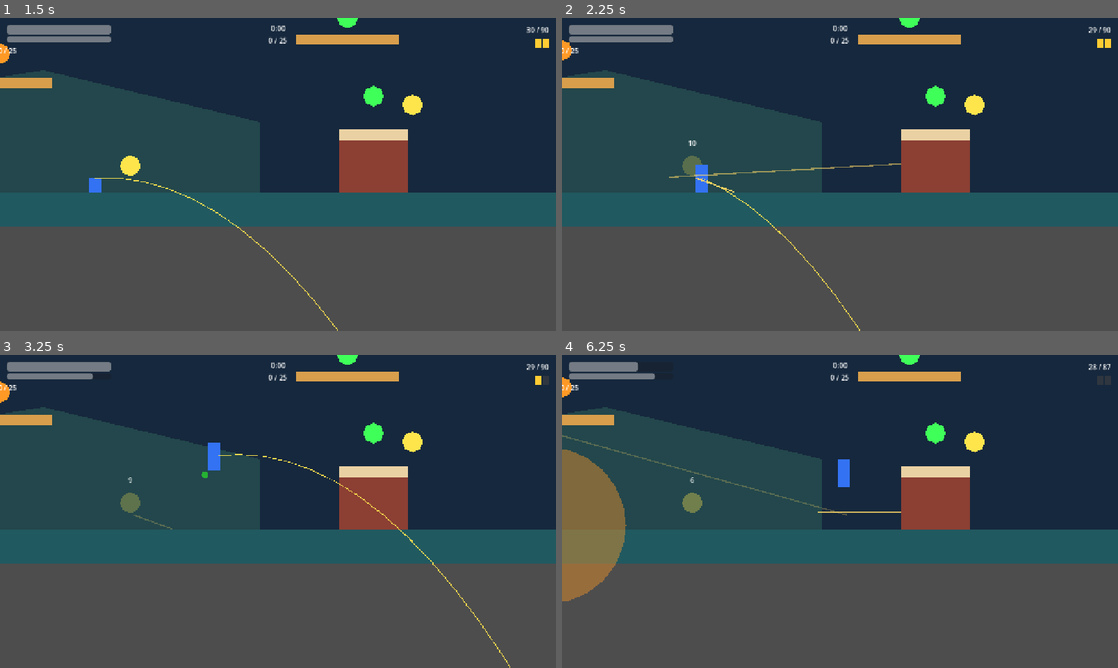
Above: before the commit, frames 1-4 (two rows, left to right).
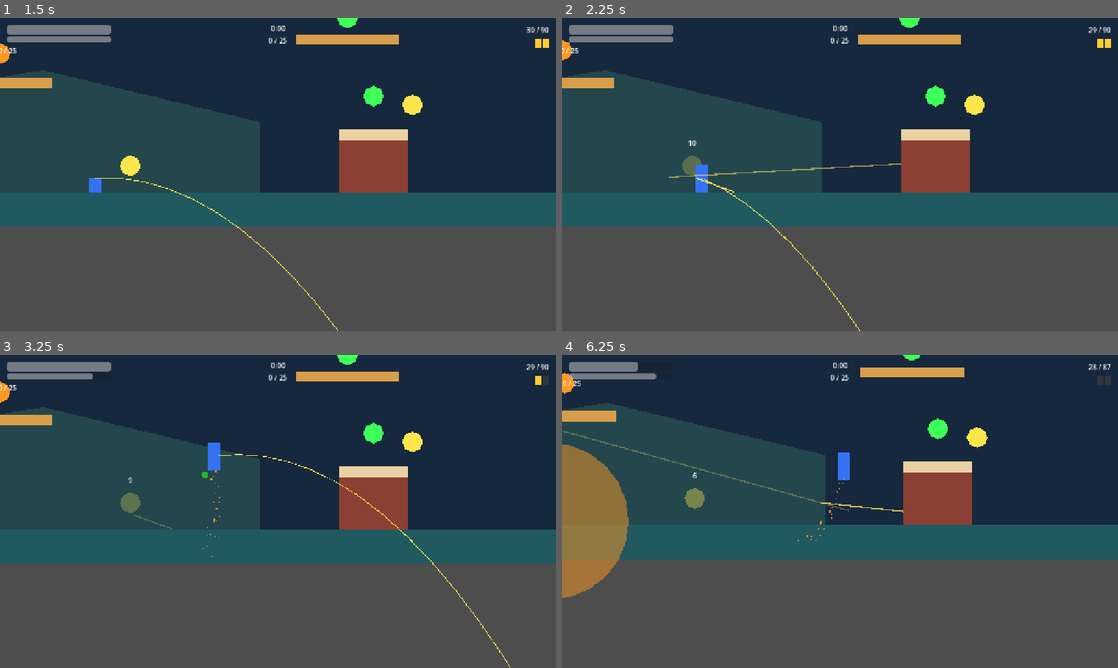
Above: after the commit, the same moments.

Repository: techafreshh/jetpack
Game: Godot game, scene res://scenes/boot.tscn
The game is run twice, just before and just after one commit, with the same random seed, the same clock (stepped at 60 frames per second) and the same inputs.
Inputs (mouse positions are in pixels of both pictures, inside the frame that each line leads up to):
- Up to frame 1 (1.5 s): click "Play" at 0.5 s; tap Enter at 1.25 s; move the mouse to (400, 158) at 1.27 s; hold D (move_right) from 1.28 s (still down); hold S (crouch) from 1.28 s (still down)
- Up to frame 2 (2.25 s): keep holding D (move_right); tap W at 1.52 s; click (962, 158) at 1.55 s; move the mouse to (728, 190) at 2.02 s; release S (crouch) at 2.03 s; click (728, 190) at 2.1 s
- Up to frame 3 (3.25 s): tap W at 2.27 s; tap Space (fly) at 2.3 s; move the mouse to (333, 442) at 2.77 s; release D (move_right) at 2.78 s; hold A (move_left) from 2.78 s (still down); hold Space (fly) from 2.78 s (still down); tap G (throw_grenade) at 3.05 s
- Up to frame 4 (6.25 s): move the mouse to (812, 574) at 3.52 s; release A (move_left) at 3.53 s; release Space (fly) at 3.53 s; hold D (move_right) 3.53-5.03 s; tap G (throw_grenade) at 3.6, 6.05 s; click (812, 574) at 3.67 s; tap W at 3.77, 4.52, 5.27 s; tap S (crouch) at 3.8 s; move the mouse to (1006, 558) at 4.27 s; hold S (crouch) 4.28-5.03 s; click (1006, 558) at 4.55 s; tap R (reload) at 4.9 s; move the mouse to (673, 464) at 5.02 s; hold A (move_left) 5.03-5.78 s; click (673, 464) at 5.1 s; tap Space (fly) at 5.3 s; move the mouse to (867, 511) at 5.77 s; hold D (move_right) from 5.78 s (still down); hold Space (fly) from 5.78 s (still down); click (867, 511) at 5.92 s

Frame 1 is identical in both runs. In frame 2, less than 0.1% of the frame differs, in the area x 20-56%, y 31-100%; in frame 3, less than 0.1%; in frame 4, 5.9%, in the area x 0-100%, y 0-79%.

Commit message:
Wire juice notifications: flash, trail, shake, hit-stop, sfx
Weapon builds a tick-counted MuzzleFlash and notifies sfx/shake on
fire; guns gain data-driven sfx_name. Soldier grows a jetpack trail
and hit flash; dummy/explosion hits trigger HitStop plus hit sounds;
explosion adds a burst and a big shake. Grenade beep, pickup, and
match-manager UI clicks route through the sfx group. match.tscn
hosts the CameraShake camera and Sfx pool.

Diff:
--- a/jetpack/resources/weapons/longbow.tres
+++ b/jetpack/resources/weapons/longbow.tres
@@ -14,3 +14,4 @@
 pellet_count=1
 zoom=2.5
 range=2000.0
+sfx_name="longbow_shot"
--- a/jetpack/resources/weapons/ranger_ar.tres
+++ b/jetpack/resources/weapons/ranger_ar.tres
@@ -14,3 +14,4 @@
 pellet_count=1
 zoom=1.0
 range=1200.0
+sfx_name="ar_shot"
--- a/jetpack/resources/weapons/scatter.tres
+++ b/jetpack/resources/weapons/scatter.tres
@@ -14,3 +14,4 @@
 pellet_count=8
 zoom=1.0
 range=500.0
+sfx_name="scatter_shot"
--- a/jetpack/scenes/match.tscn
+++ b/jetpack/scenes/match.tscn
@@ -9,6 +9,8 @@
 [ext_resource type="PackedScene" path="res://scenes/ui/standings.tscn" id="7"]
 [ext_resource type="PackedScene" path="res://scenes/ui/pause.tscn" id="8"]
 [ext_resource type="Script" path="res://scripts/ui/tips.gd" id="9"]
+[ext_resource type="Script" path="res://scripts/fx/camera_shake.gd" id="10"]
+[ext_resource type="Script" path="res://scripts/fx/sfx.gd" id="11"]
 
 [node name="Match" type="Node2D"]
 script = ExtResource("1")
@@ -49,3 +51,11 @@
 
 [node name="Tips" type="CanvasLayer" parent="."]
 script = ExtResource("9")
+
+[node name="CameraShake" type="Camera2D" parent="."]
+position = Vector2(640, 360)
+enabled = true
+script = ExtResource("10")
+
+[node name="Sfx" type="Node" parent="."]
+script = ExtResource("11")
--- a/jetpack/scripts/dummy.gd
+++ b/jetpack/scripts/dummy.gd
@@ -47,6 +47,10 @@
 		return
 	hp = maxf(0.0, hp - amount)
 	health_changed.emit(hp, max_hp)
+	if is_inside_tree():
+		Sfx.ensure_buses()
+		get_tree().call_group("sfx", "play_sfx", "hit")
+		HitStop.trigger(get_tree())
 	var visual := _visual if _visual != null else get_node_or_null("Visual") as Polygon2D
 	if visual != null:
 		visual.color = Color.WHITE
--- a/jetpack/scripts/fx/explosion.gd
+++ b/jetpack/scripts/fx/explosion.gd
@@ -33,6 +33,13 @@
 	if _detonated:
 		return
 	_detonated = true
+	if is_inside_tree():
+		Sfx.ensure_buses()
+		get_tree().call_group("sfx", "play_sfx", "explosion")
+		get_tree().call_group("camera_shake", "add_shake", 1.0)
+	var fx_tree := get_tree()
+	if fx_tree != null:
+		HitStop.trigger(fx_tree)
 	var center := global_position
 	for node in get_tree().get_nodes_in_group("damageable"):
 		# Normally-killed dummies/soldiers already left damageable, so this
@@ -65,6 +72,7 @@
 
 
 func _build_visual() -> void:
+	_build_burst()
 	if _visual != null:
 		return
 	var ring := Polygon2D.new()
@@ -77,3 +85,26 @@
 	ring.polygon = pts
 	add_child(ring)
 	_visual = ring
+
+
+func _build_burst() -> void:
+	if has_node("Burst"):
+		return
+	var burst := CPUParticles2D.new()
+	burst.name = "Burst"
+	burst.amount = 32
+	burst.lifetime = 0.5
+	burst.one_shot = true
+	burst.explosiveness = 0.9
+	burst.emission_shape = CPUParticles2D.EMISSION_SHAPE_SPHERE
+	burst.emission_sphere_radius = 8.0
+	burst.direction = Vector2(0, -1)
+	burst.spread = 180.0
+	burst.initial_velocity_min = 200.0
+	burst.initial_velocity_max = 500.0
+	burst.gravity = Vector2(0, 400)
+	burst.scale_amount_min = 2.0
+	burst.scale_amount_max = 5.0
+	burst.color = Color(1.0, 0.7, 0.2, 1.0)
+	add_child(burst)
+	burst.emitting = true
--- a/jetpack/scripts/match.gd
+++ b/jetpack/scripts/match.gd
@@ -22,6 +22,7 @@
 
 @onready var _soldier: CharacterBody2D = $Soldier
 @onready var _spawn0: Marker2D = $Greybox/Spawn0
+@onready var camera_shake: Camera2D = get_node_or_null("CameraShake") as Camera2D
 
 
 func _ready() -> void:
--- a/jetpack/scripts/match/match_manager.gd
+++ b/jetpack/scripts/match/match_manager.gd
@@ -167,6 +167,8 @@
 	match_state = STATE_COUNTDOWN
 	_reposition_bots()
 	state_changed.emit(match_state)
+	if is_inside_tree():
+		get_tree().call_group("sfx", "play_sfx", "ui_click")
 	print("MATCH REMATCH")
 
 
@@ -208,6 +210,8 @@
 		return
 	match_state = STATE_LIVE
 	state_changed.emit(match_state)
+	if is_inside_tree():
+		get_tree().call_group("sfx", "play_sfx", "ui_click")
 	print("MATCH LIVE")
 
 
@@ -236,6 +240,8 @@
 	match_state = STATE_RESULTS
 	state_changed.emit(match_state)
 	match_ended.emit(winner_id)
+	if is_inside_tree():
+		get_tree().call_group("sfx", "play_sfx", "ui_click")
 	print("MATCH ENDED winner=%s" % winner_id)
 	_push_run_state()
 
--- a/jetpack/scripts/pickup.gd
+++ b/jetpack/scripts/pickup.gd
@@ -96,6 +96,9 @@
 				print("PICKUP weapon granted %s" % wid)
 			else:
 				return false
+	if is_inside_tree():
+		Sfx.ensure_buses()
+		get_tree().call_group("sfx", "play_sfx", "pickup")
 	_disable()
 	return true
 
--- a/jetpack/scripts/soldier.gd
+++ b/jetpack/scripts/soldier.gd
@@ -4,6 +4,7 @@
 ## control. Fixed 60 Hz physics; tunables load from movement.cfg over exports.
 ## Falling below KILL_Y (arena safety net under the wall bottoms) kills via _die().
 
+const FX_CONFIG_PATH := "res://resources/config/fx.cfg"
 const CONFIG_PATH := "res://resources/config/movement.cfg"
 const GRENADE_CONFIG_PATH := "res://resources/config/grenade.cfg"
 const SPAWN_CONFIG_PATH := "res://resources/config/spawns.cfg"
@@ -73,6 +74,8 @@
 var fuel: float = 100.0
 var crouched: bool = false
 var thrusting: bool = false
+var _trail: CPUParticles2D
+var _flash_ticks := 0
 # Script-level aim override for headless tests: the display server has no
 # cursor headlessly, so steer aim via this seam.
 var aim_override := Vector2.ZERO
@@ -106,6 +109,7 @@
 		if rect != null:
 			_stand_h = rect.size.y
 	fuel = fuel_max
+	_build_trail()
 	if pilot == null:
 		pilot = HumanPilot.new()
 		add_child(pilot)
@@ -120,7 +124,13 @@
 
 
 func _physics_process(delta: float) -> void:
-	if not is_alive:
+	if _flash_ticks > 0:
+		_flash_ticks -= 1
+		if _flash_ticks <= 0 and _visual != null:
+			_visual.modulate = Color.WHITE
+	if not is_alive:
+		if _trail != null:
+			_trail.emitting = false
 		respawn_ticks_left -= 1
 		if respawn_ticks_left <= 0:
 			respawn_ticks_left = 0
@@ -161,6 +171,8 @@
 				_set_crouched(false)
 
 	thrusting = cmd.fly and fuel > 0.0
+	if _trail != null:
+		_trail.emitting = thrusting and is_alive
 
 	var burn_rate := fuel_max / fuel_burn_s
 	if not was_floor:
@@ -212,8 +224,16 @@
 		_last_attacker = attacker
 	hp = Health.apply_damage(hp, amount)
 	health_changed.emit(hp, max_hp)
+	if is_inside_tree():
+		Sfx.ensure_buses()
+		get_tree().call_group("sfx", "play_sfx", "hit")
+		HitStop.trigger(get_tree())
 	if hp <= 0.0:
 		_die("damage")
+		return
+	_flash_ticks = 3
+	if _visual != null:
+		_visual.modulate = Color(3.0, 3.0, 3.0, 1.0)
 
 
 func apply_knockback(impulse: Vector2) -> void:
@@ -242,7 +262,40 @@
 	return float(respawn_ticks_left) / 60.0
 
 
+func _build_trail() -> void:
+	if _trail != null:
+		return
+	var amount := 24
+	var cfg := ConfigFile.new()
+	if cfg.load(FX_CONFIG_PATH) == OK:
+		var raw: Variant = cfg.get_value("trail", "amount", amount)
+		if raw is int:
+			amount = maxi(8, raw)
+		elif raw is float and is_finite(raw):
+			amount = maxi(8, int(raw))
+	var trail := CPUParticles2D.new()
+	trail.name = "JetpackTrail"
+	trail.amount = amount
+	trail.lifetime = 0.4
+	trail.emission_shape = CPUParticles2D.EMISSION_SHAPE_SPHERE
+	trail.emission_sphere_radius = 6.0
+	trail.position = Vector2(0, -8)
+	trail.direction = Vector2(0, 1)
+	trail.spread = 25.0
+	trail.initial_velocity_min = 120.0
+	trail.initial_velocity_max = 220.0
+	trail.gravity = Vector2.ZERO
+	trail.scale_amount_min = 2.0
+	trail.scale_amount_max = 4.0
+	trail.color = Color(1.0, 0.6, 0.15, 0.8)
+	trail.emitting = false
+	add_child(trail)
+	_trail = trail
+
+
 func _die(cause: String = "damage") -> void:
+	if _trail != null:
+		_trail.emitting = false
 	is_alive = false
 	respawn_ticks_left = _respawn_delay_ticks()
 	velocity = Vector2.ZERO
--- a/jetpack/scripts/weapons/grenade.gd
+++ b/jetpack/scripts/weapons/grenade.gd
@@ -25,6 +25,8 @@
 
 func _ready() -> void:
 	_load_config()
+	if _beep != null and _beep.stream == null:
+		_beep.stream = preload("res://assets/audio/grenade_beep.wav")
 	var default_grav: float = ProjectSettings.get_setting("physics/2d/default_gravity", 980.0)
 	if default_grav > 0.0:
 		gravity_scale = flight_gravity / default_grav
--- a/jetpack/scripts/weapons/weapon.gd
+++ b/jetpack/scripts/weapons/weapon.gd
@@ -4,9 +4,14 @@
 ## pellet_count, ammo from mag_size/reserve, scope from zoom). Pellet kind
 ## means N hitscan rays in one trigger pull; no per-gun branches live here.
 
+const FX_CONFIG_PATH := "res://resources/config/fx.cfg"
+
 @export var stats: WeaponResource
 @export var tracer_lifetime := 1.5
 @export var max_tracers := 32
+
+var muzzle_flash: Polygon2D
+var _flash_ticks := 0
 
 var _tracers: Array[Line2D] = []
 
@@ -26,6 +31,7 @@
 	if stats != null and ammo <= 0 and reserve_left <= 0:
 		ammo = stats.mag_size
 		reserve_left = stats.reserve
+	_build_muzzle_flash()
 	_report_bad_rate()
 
 
@@ -101,6 +107,9 @@
 	ammo += take
 	reserve_left -= take
 	_cooldown = 0.0
+	if is_inside_tree():
+		Sfx.ensure_buses()
+		get_tree().call_group("sfx", "play_sfx", "reload")
 	return true
 
 
@@ -111,6 +120,10 @@
 
 
 func _physics_process(delta: float) -> void:
+	if _flash_ticks > 0:
+		_flash_ticks -= 1
+		if _flash_ticks <= 0 and muzzle_flash != null:
+			muzzle_flash.visible = false
 	if stats == null:
 		return
 	_cooldown = maxf(0.0, _cooldown - delta)
@@ -150,6 +163,11 @@
 		var ang := deg_to_rad(randf_range(-stats.spread_deg * 0.5, stats.spread_deg * 0.5))
 		var dir := base.rotated(ang)
 		_fire_ray(from, dir)
+	_show_muzzle_flash()
+	if is_inside_tree():
+		Sfx.ensure_buses()
+		get_tree().call_group("sfx", "play_sfx", stats.sfx_name)
+		get_tree().call_group("camera_shake", "add_shake")
 
 
 func _fire_ray(from: Vector2, dir: Vector2) -> void:
@@ -172,6 +190,40 @@
 					if collider != null and collider.has_method("take_damage"):
 						collider.call("take_damage", stats.damage)
 	_spawn_tracer(from, end)
+
+
+func _build_muzzle_flash() -> void:
+	if muzzle_flash != null:
+		return
+	var tip := Vector2(20.0, -32.0)
+	if _muzzle != null:
+		tip = _muzzle.position
+	elif has_node("Muzzle"):
+		tip = (get_node("Muzzle") as Marker2D).position
+	var flash := Polygon2D.new()
+	flash.name = "MuzzleFlash"
+	flash.color = Color(1.0, 0.8, 0.3, 1.0)
+	flash.polygon = PackedVector2Array([
+		tip + Vector2(-6, -8), tip + Vector2(14, 0), tip + Vector2(-6, 8),
+	])
+	flash.visible = false
+	flash.add_to_group("muzzle_flash")
+	add_child(flash)
+	muzzle_flash = flash
+
+
+func _show_muzzle_flash() -> void:
+	var ticks := 3
+	var cfg := ConfigFile.new()
+	if cfg.load(FX_CONFIG_PATH) == OK:
+		var raw: Variant = cfg.get_value("flash", "ticks", 3)
+		if raw is int:
+			ticks = maxi(2, mini(4, raw))
+		elif raw is float and is_finite(raw):
+			ticks = maxi(2, mini(4, int(raw)))
+	_flash_ticks = ticks
+	if muzzle_flash != null:
+		muzzle_flash.visible = true
 
 
 func _spawn_tracer(a: Vector2, b: Vector2) -> void:
--- a/jetpack/scripts/weapons/weapon_resource.gd
+++ b/jetpack/scripts/weapons/weapon_resource.gd
@@ -83,6 +83,8 @@
 @export_group("Shot")
 @export var projectile: ProjectileKind = ProjectileKind.HITSCAN
 @export var pellet_count: int = 1
+@export_group("Audio")
+@export var sfx_name: String = "shot"
 @export_group("Optics")
 # Edit-time zoom guard: same clamp-and-warn idiom as fire_rate, keeping
 # the 1.0 no-scope identity as the floor.
Not shown: 1 places in jetpack/scenes/match.tscn that only renumber resources
